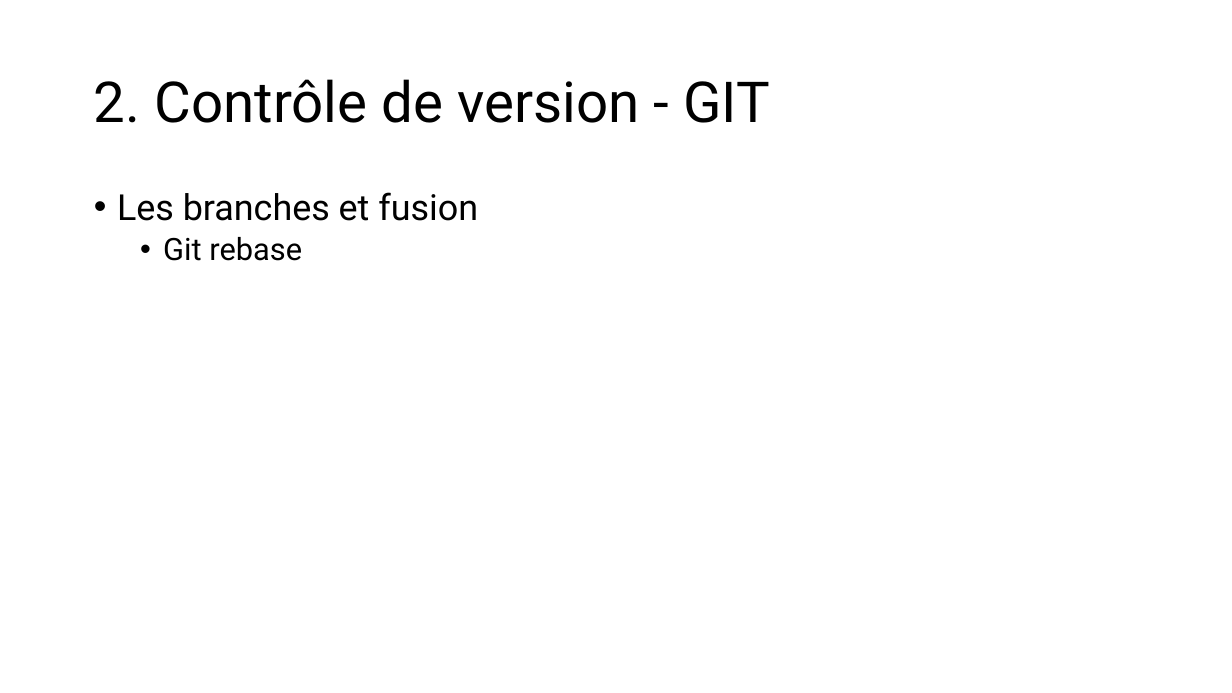
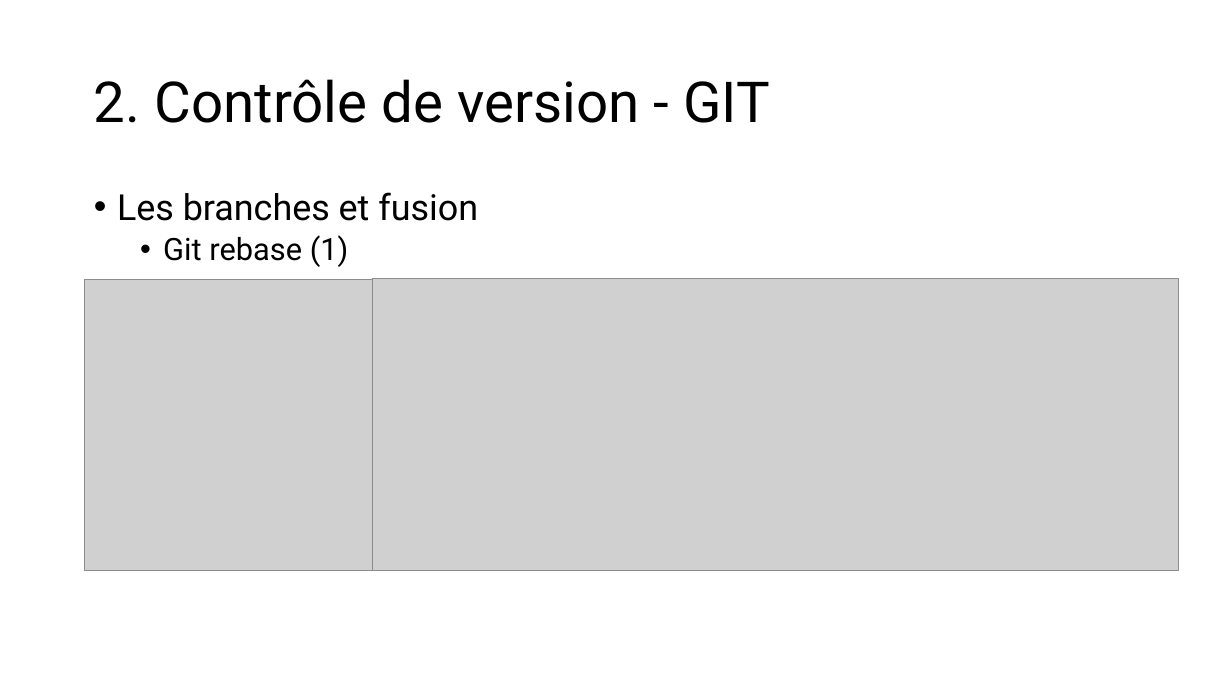
Before and after one commit to LJKhnor/Chapitre-4, a slide deck: slide 43 of Chapitre 4.pptx (slide 31 before the commit). Drawn at 1232x693 pixels with LibreOffice and Linux fonts; fonts in the diff are those of the drawing; grey boxes stand for pictures. Boxes give left, top, right and bottom in pixels: in the first picture for what was removed or moved away, otherwise in the second. Text is boxed around its words. In the diff, an @@ line names an element or a change of style, - is before the commit and + after.

```diff
--- a/Chapitre 4.pptx
+++ b/Chapitre 4.pptx
@@ text at (163, 235, 349, 267): text changed @@
-  • Git rebase
+  • Git rebase (1)
@@ picture added at (85, 279, 699, 571) @@
@@ picture added at (373, 279, 1179, 571) @@
```
Also in this commit, not shown: 10 other slides changed, 14 slides added, 22 slides removed.
